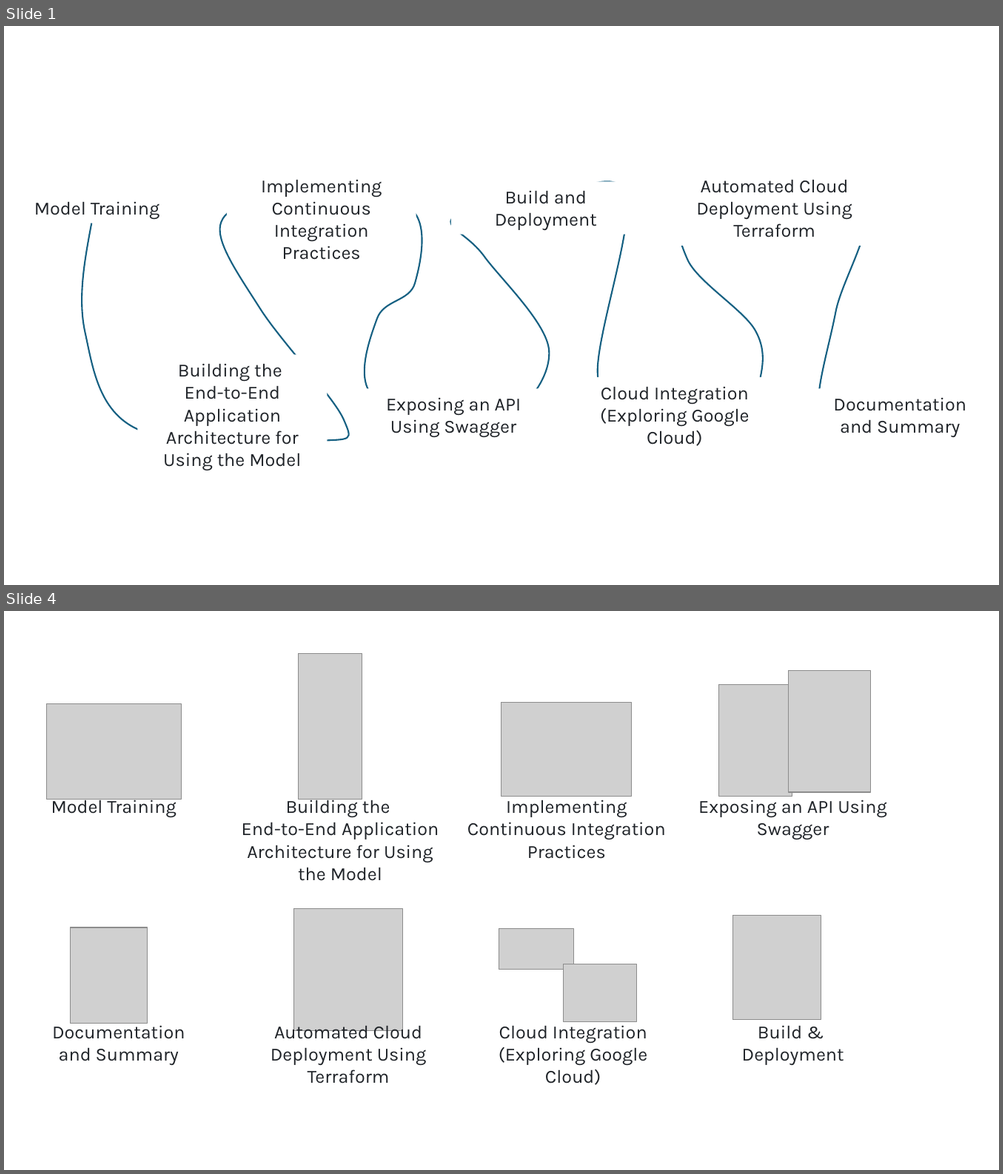
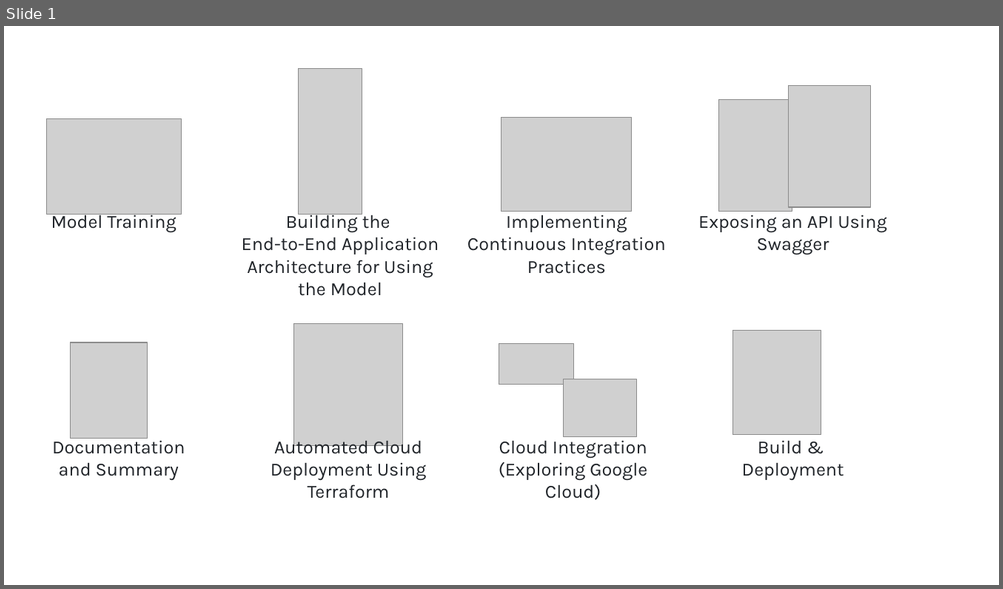
Before and after one commit to mhornstein/DK-NLP, a slide deck: docs/pics/illustrations/source/completeIllustration.pptx. Shown one above the other, each under a label of ours: slides 1 and 4 before the commit, slide 1 after it; the slides between them are not shown. The pictures are 1003x1174 and 1003x589 pixels, drawn with LibreOffice and Linux fonts; fonts in the diff are those of the drawing; grey boxes stand for pictures. Boxes give left, top, right and bottom in pixels: in the first picture for what was removed or moved away, otherwise in the second. Text is boxed around its words. In the diff, an @@ line names an element or a change of style, - is before the commit and + after.

```diff
--- a/docs/pics/illustrations/source/completeIllustration.pptx
+++ b/docs/pics/illustrations/source/completeIllustration.pptx
@@ slide 1 removed at box(4, 26, 999, 585), background #FFFFFF @@
@@ text removed at box(261, 179, 381, 260) @@
-Implementing Continuous Integration Practices
@@ text removed at box(696, 179, 852, 238) @@
-Automated Cloud Deployment Using Terraform
@@ text removed at box(34, 201, 159, 219) @@
-Model Training
@@ freeform shape removed at box(82, 182, 868, 443) @@
@@ text removed at box(495, 190, 597, 230) @@
-Build and Deployment
@@ text removed at box(163, 363, 301, 471) @@
-Building the
-End-to-End Application Architecture for Using the Model
@@ text removed at box(386, 397, 521, 437) @@
-Exposing an API Using Swagger
@@ text removed at box(600, 386, 749, 446) @@
-Cloud Integration (Exploring Google Cloud)
@@ text removed at box(833, 397, 966, 437) @@
-Documentation
-and Summary
@@ what was slide 4 is now slide 1 @@
```
Also in this commit, not shown: 1 slide added, 2 other slides removed, 1 other file.
